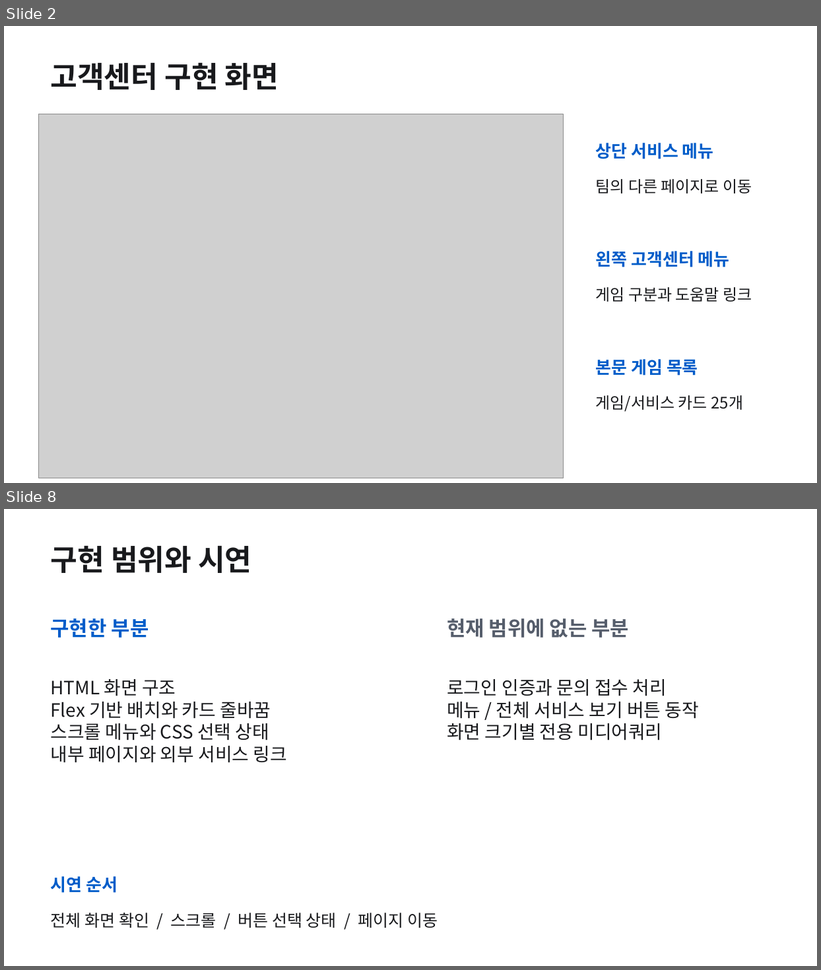
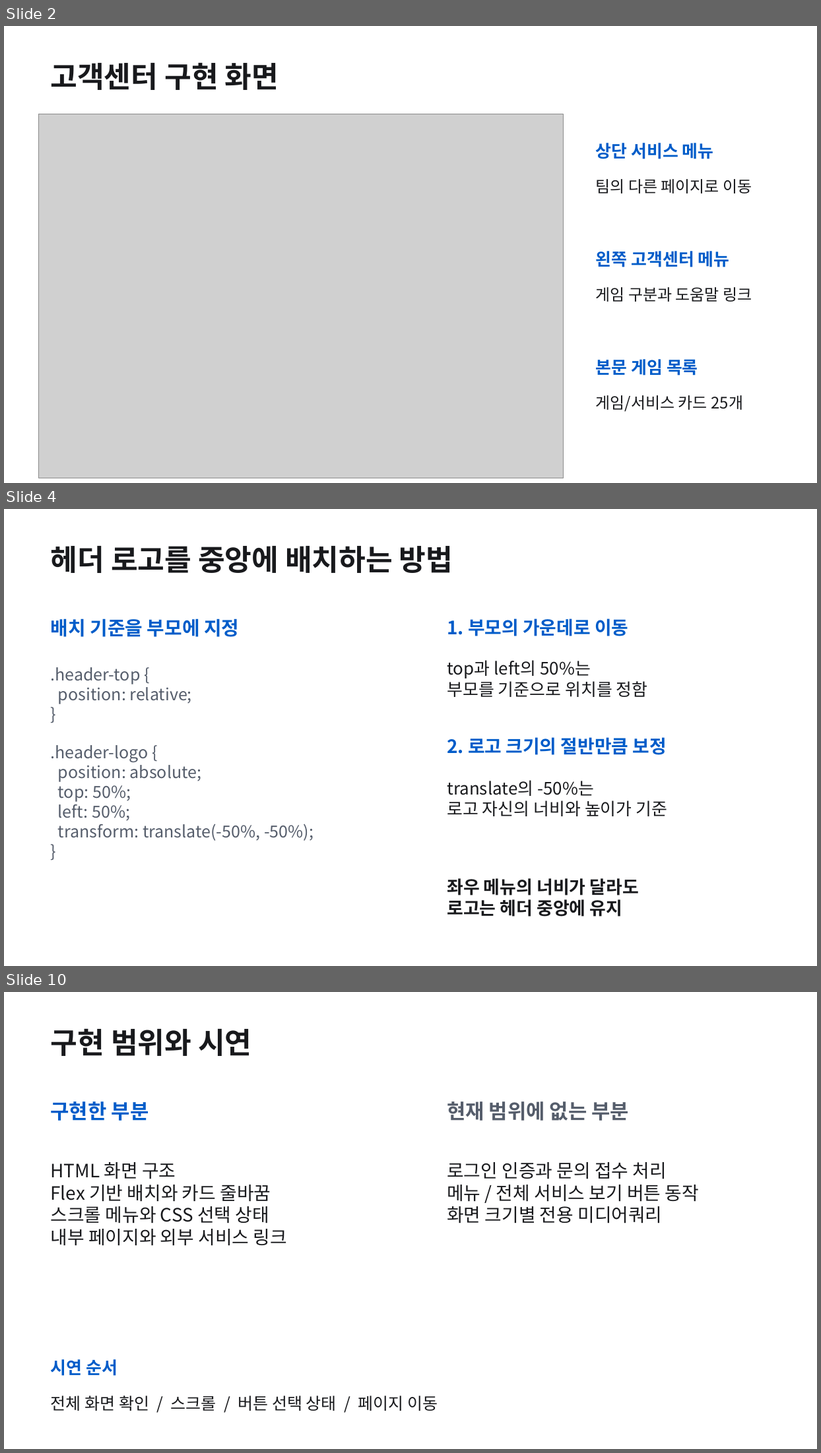
Before and after one commit to Cocode96/AX-web-clone, a slide deck: docs/presentation/customer-service.pptx. Shown one above the other, each under a label of ours: slides 2 and 8 before the commit, slides 2, 4 and 10 after it; the slides between them are not shown. The pictures are 821x970 and 821x1453 pixels, drawn with LibreOffice and Linux fonts; fonts in the diff are those of the drawing; grey boxes stand for pictures. Boxes give left, top, right and bottom in pixels: in the first picture for what was removed or moved away, otherwise in the second. Text is boxed around its words. In the diff, an @@ line names an element or a change of style, - is before the commit and + after.

```diff
--- a/docs/presentation/customer-service.pptx
+++ b/docs/presentation/customer-service.pptx
@@ slide 4 added at (x1=4, y1=509, x2=817, y2=966), background #FFFFFF @@
@@ text added at (x1=51, y1=546, x2=453, y2=573), 34.5 pt, text #18191C, bold @@
+헤더 로고를 중앙에 배치하는 방법
@@ text added at (x1=51, y1=619, x2=239, y2=637), 22.5 pt, text #005CC9, bold @@
+배치 기준을 부모에 지정
@@ text added at (x1=447, y1=619, x2=628, y2=636), 21.8 pt, text #005CC9, bold @@
+1. 부모의 가운데로 이동
@@ text added at (x1=447, y1=660, x2=648, y2=697), 20.2 pt, text #18191C @@
+top과 left의 50%는
+부모를 기준으로 위치를 정함
@@ text added at (x1=51, y1=667, x2=314, y2=841), 19.5 pt, text #555D6B @@
+.header-top {
+position: relative;
+}
+.header-logo {
+position: absolute;
+top: 50%;
+left: 50%;
+transform: translate(-50%, -50%);
+}
@@ text added at (x1=447, y1=737, x2=667, y2=755), 21.8 pt, text #005CC9, bold @@
+2. 로고 크기의 절반만큼 보정
@@ text added at (x1=447, y1=780, x2=668, y2=817), 20.2 pt, text #18191C @@
+translate의 -50%는
+로고 자신의 너비와 높이가 기준
@@ text added at (x1=447, y1=879, x2=639, y2=917), 21 pt, text #18191C, bold @@
+좌우 메뉴의 너비가 달라도
+로고는 헤더 중앙에 유지
@@ what was slide 8 is now slide 10 @@
```
Also in this commit, not shown: 5 slides changed, 1 other slide added.
